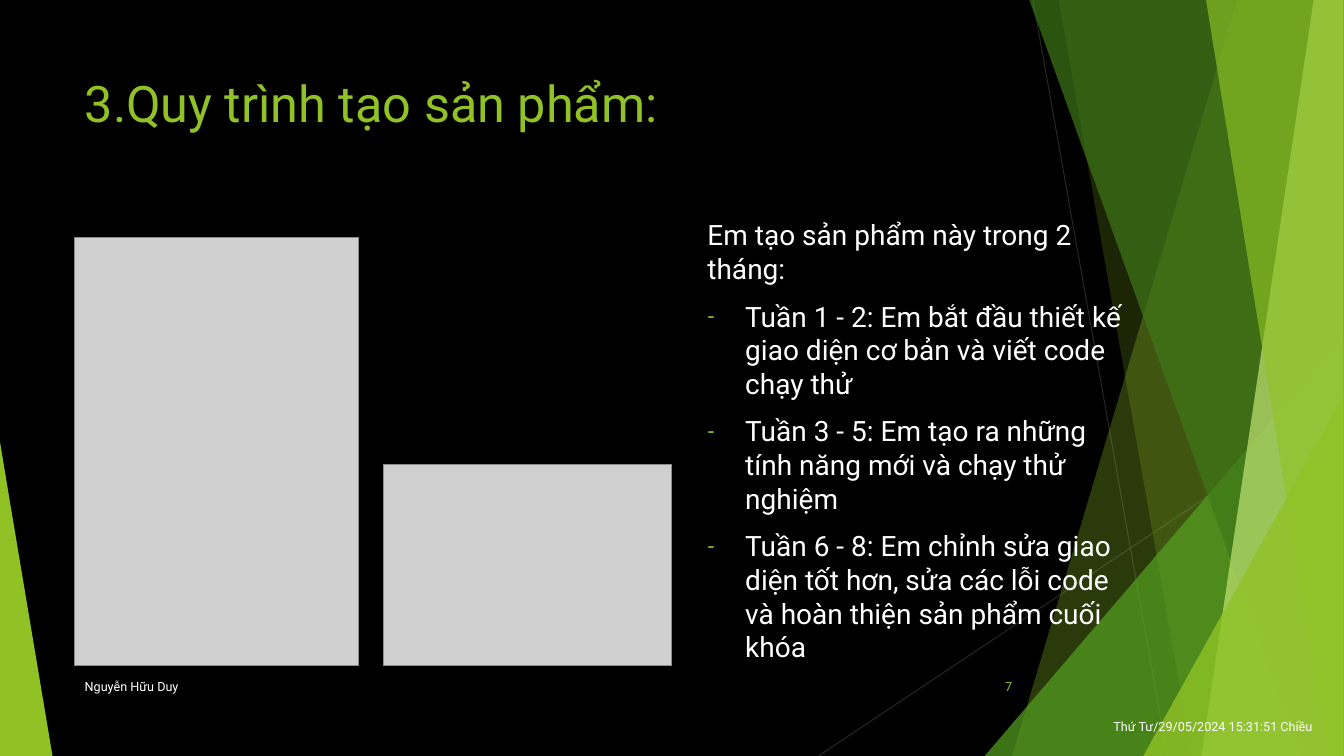
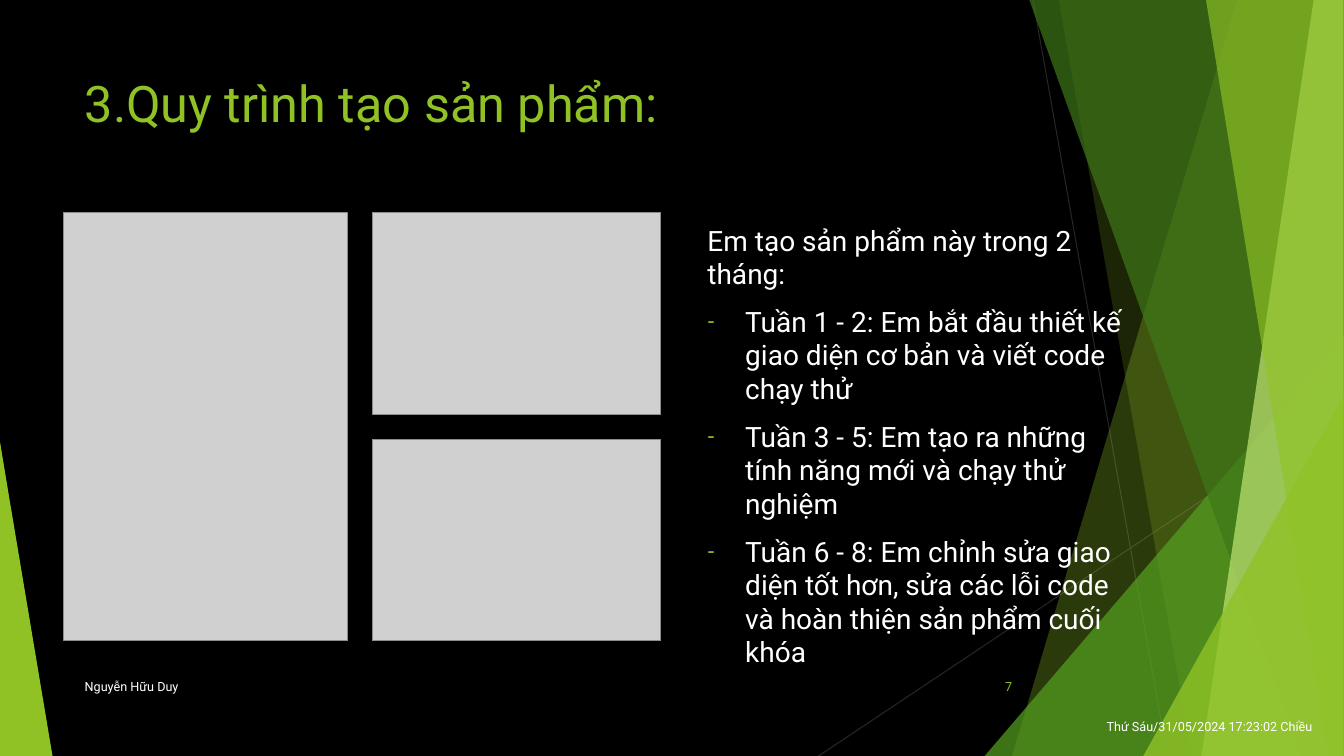
Before and after one commit to GreenSystemDuy08/TL-C4K-PTI01, a slide deck: slide 7 of PTI/SPCK/Thuyết trình.pptx. Drawn at 1344x756 pixels with LibreOffice and Linux fonts; fonts in the diff are those of the drawing; grey boxes stand for pictures. Boxes give left, top, right and bottom in pixels: in the first picture for what was removed or moved away, otherwise in the second. Text is boxed around its words. In the diff, an @@ line names an element or a change of style, - is before the commit and + after.

```diff
--- a/PTI/SPCK/Thuyết trình.pptx
+++ b/PTI/SPCK/Thuyết trình.pptx
@@ picture: place and size @@
-picture at bbox=[75, 238, 359, 666]
+picture at bbox=[64, 213, 348, 641]
@@ picture added at bbox=[373, 213, 661, 414] @@
@@ text "Em tạo sản phẩm này ...": place and size @@
-text "Em tạo sản phẩm này ..." at bbox=[707, 221, 1121, 658]
+text "Em tạo sản phẩm này ..." at bbox=[707, 227, 1121, 663]
@@ picture: place and size @@
-picture at bbox=[383, 465, 671, 666]
+picture at bbox=[372, 440, 660, 641]
@@ text at bbox=[1107, 719, 1312, 735]: text changed @@
-Thứ Tư/29/05/2024 15:31:51 Chiều
+Thứ Sáu/31/05/2024 17:23:02 Chiều
```
Also in this commit, not shown: 10 other slides changed, 9 other files.
